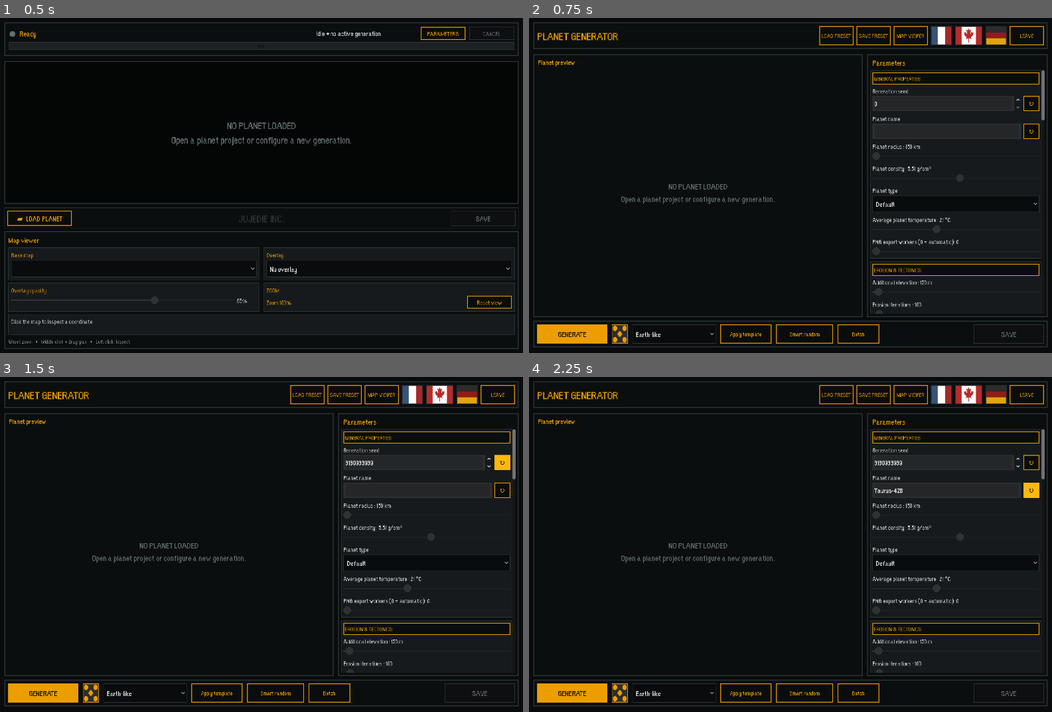
Above: before the commit, frames 1-4 (two rows, left to right).
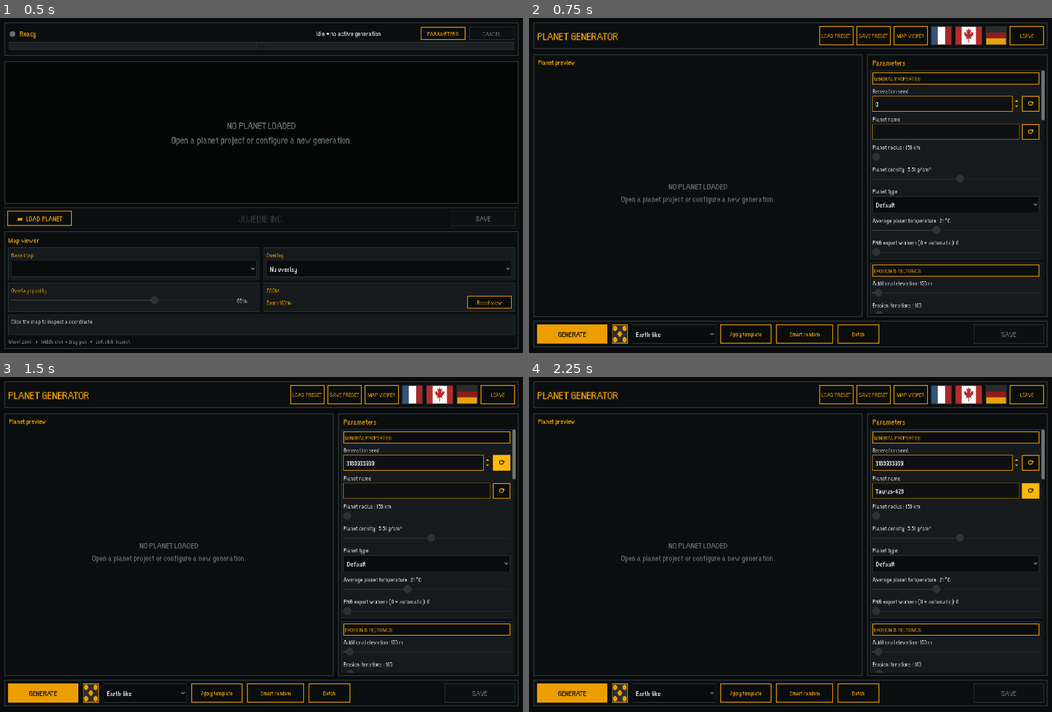
Above: after the commit, the same moments.

Repository: Jujedie/PlanetGenerator
Game: Godot game, scene res://data/scn/master.tscn
The game is run twice, just before and just after one commit, with the same random seed, the same clock (stepped at 60 frames per second) and the same inputs.
Inputs (mouse positions are in pixels of both pictures, inside the frame that each line leads up to):
- Up to frame 1 (0.5 s): no input
- Up to frame 2 (0.75 s): click "PARAMETERS" at 0.5 s
- Up to frame 3 (1.5 s): click (502, 464) at 1.25 s
- Up to frame 4 (2.25 s): click (1031, 490) at 2 s

Frame 1 is identical in both runs. In frame 2, 1.9% of the frame differs, in the area x 65-98%, y 23-88%; in frame 3, 1.9%; in frame 4, 2.0%.

Commit message:
feat: Ajouter des styles personnalisés pour les SpinBox et les boutons de rafraîchissement dans l'interface utilisateur

Diff:
--- a/src/scenes/parameter_workspace.gd
+++ b/src/scenes/parameter_workspace.gd
@@ -60,6 +60,8 @@
 var _category_buttons: Dictionary = {}
 var _category_bodies: Dictionary = {}
 var _option_definitions: Dictionary = {}
+var _spinbox_arrows_icon: Texture2D
+var _refresh_icon: Texture2D
 var _batch_running: bool = false
 var _batch_status_key: String = "BATCH_READY"
 var _batch_status_args: Dictionary = {}
@@ -140,13 +142,74 @@
 func _style_line_edit(edit: LineEdit) -> void:
 	edit.custom_minimum_size.y = 40
 	edit.add_theme_color_override("font_color", UI_TEXT_BRIGHT)
+	edit.add_theme_color_override("font_selected_color", UI_TEXT_BRIGHT)
+	edit.add_theme_color_override("font_placeholder_color", Color(0.53, 0.57, 0.58, 1.0))
+	edit.add_theme_color_override("font_uneditable_color", UI_MUTED)
 	edit.add_theme_color_override("caret_color", UI_AMBER_BRIGHT)
 	edit.add_theme_color_override("selection_color", Color(0.42, 0.28, 0.0, 1.0))
 	edit.add_theme_font_size_override("font_size", 20)
-	var style := load("res://data/styles/lineEdit.tres") as StyleBox
-	if style != null:
-		edit.add_theme_stylebox_override("normal", style)
-	edit.add_theme_stylebox_override("focus", StyleBoxEmpty.new())
+	edit.add_theme_stylebox_override("normal", _panel_style(Color(0.055, 0.065, 0.07, 1.0), UI_AMBER, 1, 8.0))
+	edit.add_theme_stylebox_override("focus", _panel_style(Color(0.035, 0.045, 0.05, 1.0), UI_AMBER_BRIGHT, 2, 8.0))
+	edit.add_theme_stylebox_override("read_only", _panel_style(Color(0.045, 0.052, 0.056, 1.0), UI_BORDER, 1, 8.0))
+
+
+func _style_spinbox(spin: SpinBox) -> void:
+	_style_line_edit(spin.get_line_edit())
+	if _spinbox_arrows_icon == null:
+		_spinbox_arrows_icon = _make_spinbox_arrows_icon()
+	for icon_name in ["updown", "updown_hover", "updown_pressed", "updown_disabled"]:
+		spin.add_theme_icon_override(icon_name, _spinbox_arrows_icon)
+
+
+func _style_refresh_button(button: Button, accessible_name: String) -> void:
+	style_button(button, true)
+	if _refresh_icon == null:
+		_refresh_icon = _make_refresh_icon()
+	button.text = ""
+	button.tooltip_text = accessible_name
+	button.custom_minimum_size = Vector2(46, 40)
+	button.icon = _refresh_icon
+	button.icon_alignment = HORIZONTAL_ALIGNMENT_CENTER
+	button.add_theme_constant_override("icon_max_width", 20)
+	button.add_theme_color_override("icon_normal_color", UI_AMBER_BRIGHT)
+	button.add_theme_color_override("icon_hover_color", UI_DARK)
+	button.add_theme_color_override("icon_pressed_color", UI_DARK)
+	button.add_theme_color_override("icon_disabled_color", UI_MUTED)
+
+
+func _make_spinbox_arrows_icon() -> Texture2D:
+	var image := Image.create(14, 30, false, Image.FORMAT_RGBA8)
+	image.fill(Color.TRANSPARENT)
+	_fill_pixel_rect(image, Rect2i(6, 6, 2, 1), UI_AMBER_BRIGHT)
+	_fill_pixel_rect(image, Rect2i(5, 7, 4, 1), UI_AMBER_BRIGHT)
+	_fill_pixel_rect(image, Rect2i(4, 8, 6, 1), UI_AMBER_BRIGHT)
+	_fill_pixel_rect(image, Rect2i(3, 9, 8, 1), UI_AMBER_BRIGHT)
+	_fill_pixel_rect(image, Rect2i(3, 20, 8, 1), UI_AMBER_BRIGHT)
+	_fill_pixel_rect(image, Rect2i(4, 21, 6, 1), UI_AMBER_BRIGHT)
+	_fill_pixel_rect(image, Rect2i(5, 22, 4, 1), UI_AMBER_BRIGHT)
+	_fill_pixel_rect(image, Rect2i(6, 23, 2, 1), UI_AMBER_BRIGHT)
+	return ImageTexture.create_from_image(image)
+
+
+func _make_refresh_icon() -> Texture2D:
+	var image := Image.create(18, 18, false, Image.FORMAT_RGBA8)
+	image.fill(Color.TRANSPARENT)
+	var white := Color.WHITE
+	_fill_pixel_rect(image, Rect2i(5, 3, 7, 2), white)
+	_fill_pixel_rect(image, Rect2i(3, 5, 2, 7), white)
+	_fill_pixel_rect(image, Rect2i(5, 12, 7, 2), white)
+	_fill_pixel_rect(image, Rect2i(12, 9, 2, 4), white)
+	_fill_pixel_rect(image, Rect2i(11, 4, 5, 2), white)
+	_fill_pixel_rect(image, Rect2i(12, 6, 4, 1), white)
+	_fill_pixel_rect(image, Rect2i(13, 7, 3, 1), white)
+	_fill_pixel_rect(image, Rect2i(14, 8, 2, 1), white)
+	return ImageTexture.create_from_image(image)
+
+
+func _fill_pixel_rect(image: Image, rect: Rect2i, color: Color) -> void:
+	for y in range(rect.position.y, rect.end.y):
+		for x in range(rect.position.x, rect.end.x):
+			image.set_pixel(x, y, color)
 
 
 func _style_option(option: OptionButton) -> void:
@@ -401,7 +464,7 @@
 	batch_count_spin.max_value = 500.0
 	batch_count_spin.step = 1.0
 	batch_count_spin.value = 10.0
-	_style_line_edit(batch_count_spin.get_line_edit())
+	_style_spinbox(batch_count_spin)
 	count_row.add_child(batch_count_spin)
 
 	var seed_row := HBoxContainer.new()
@@ -417,7 +480,7 @@
 	batch_seed_spin.max_value = 2147483647.0
 	batch_seed_spin.step = 1.0
 	batch_seed_spin.value = 1000.0
-	_style_line_edit(batch_seed_spin.get_line_edit())
+	_style_spinbox(batch_seed_spin)
 	seed_row.add_child(batch_seed_spin)
 
 	batch_status_label = Label.new()
@@ -511,10 +574,8 @@
 			_style_line_edit(edit)
 			hbox.add_child(edit)
 			var random_name_button := Button.new()
-			random_name_button.text = "↻"
-			random_name_button.tooltip_text = "Random name"
-			style_button(random_name_button, true)
-			random_name_button.custom_minimum_size = Vector2(42, 32)
+			random_name_button.name = "RandomNameButton"
+			_style_refresh_button(random_name_button, "Random name")
 			random_name_button.pressed.connect(randomize_name)
 			hbox.add_child(random_name_button)
 			_controls[key] = edit
@@ -529,13 +590,11 @@
 			spin.max_value = float(definition.get("max", 100.0))
 			spin.step = float(definition.get("step", 1.0))
 			spin.value = float(definition.get("default", 0.0))
-			_style_line_edit(spin.get_line_edit())
+			_style_spinbox(spin)
 			hbox.add_child(spin)
 			var random_seed_button := Button.new()
-			random_seed_button.text = "↻"
-			random_seed_button.tooltip_text = "Random seed"
-			style_button(random_seed_button, true)
-			random_seed_button.custom_minimum_size = Vector2(42, 32)
+			random_seed_button.name = "RandomSeedButton"
+			_style_refresh_button(random_seed_button, "Random seed")
 			random_seed_button.pressed.connect(randomize_seed)
 			hbox.add_child(random_seed_button)
 			_controls[key] = spin
--- a/tests/reference_viewer_ui_smoke.gd
+++ b/tests/reference_viewer_ui_smoke.gd
@@ -33,6 +33,15 @@
 	assert(parameter_layer != null and parameter_layer.visible)
 	assert(parameter_layer.template_select.custom_minimum_size.y >= 44.0)
 	assert(parameter_layer.template_select.get_popup().get_theme_font_size("font_size") >= 21)
+	var parameter_controls := parameter_layer.get("_controls") as Dictionary
+	var seed_spin := parameter_controls.get("seed") as SpinBox
+	var name_edit := parameter_controls.get("planet_name") as LineEdit
+	assert(seed_spin != null and seed_spin.get_theme_icon("updown") != null)
+	assert(seed_spin.get_line_edit().get_theme_font_size("font_size") >= 20)
+	assert(name_edit != null and name_edit.get_theme_font_size("font_size") >= 20)
+	assert(name_edit.get_theme_stylebox("focus").get_border_width(SIDE_LEFT) >= 2)
+	assert(parameter_layer.find_child("RandomSeedButton", true, false) != null)
+	assert(parameter_layer.find_child("RandomNameButton", true, false) != null)
 	master.call("_show_viewer_workspace")
 	assert(viewer_layer.visible and not parameter_layer.visible)
 
